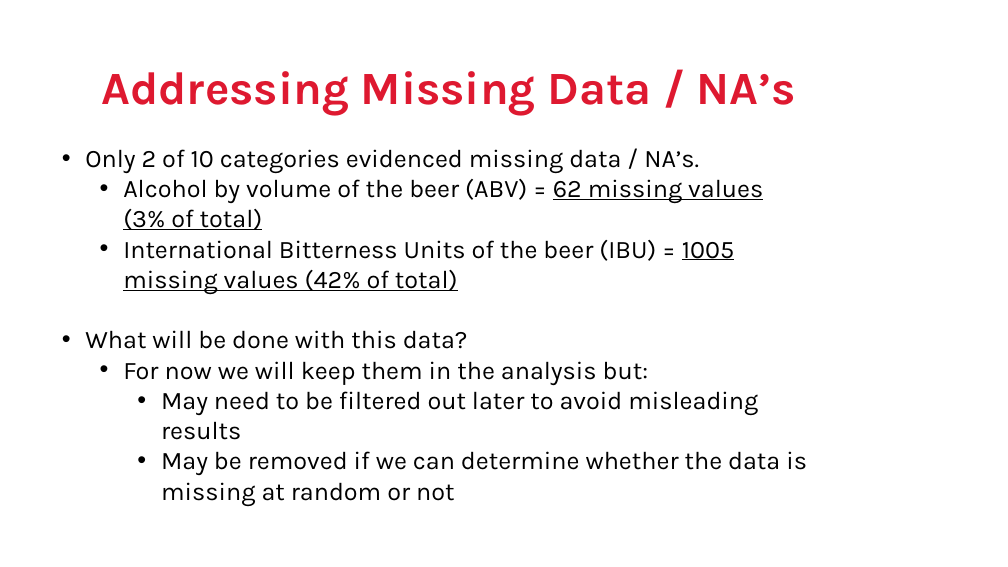
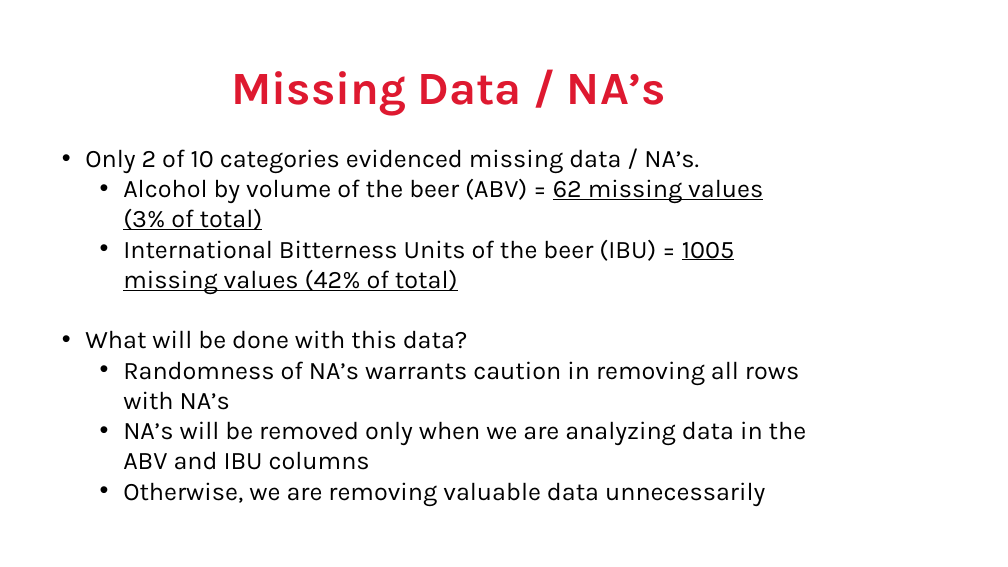
Before and after one commit to jeffnreed/DDS_Project1, a slide deck: slide 3 of DDS Project1 - Reed_Miller.pptx. Drawn at 1008x567 pixels with LibreOffice and Linux fonts; fonts in the diff are those of the drawing; background and template pictures are left out. Boxes give left, top, right and bottom in pixels: in the first picture for what was removed or moved away, otherwise in the second. Text is boxed around its words. In the diff, an @@ line names an element or a change of style, - is before the commit and + after.

```diff
--- a/DDS Project1 - Reed_Miller.pptx
+++ b/DDS Project1 - Reed_Miller.pptx
@@ title at <box>231,71,666,115</box>: text changed @@
-Addressing Missing Data / NA’s
+Missing Data / NA’s
@@ text at <box>123,361,807,506</box>: text changed @@
-  • For now we will keep them in the analysis but:
-    • May need to be filtered out later to avoid misleading results
-    • May be removed if we can determine whether the data is missing at random or not
+  • Randomness of NA’s warrants caution in removing all rows with NA’s
+  • NA’s will be removed only when we are analyzing data in the ABV and IBU columns
+  • Otherwise, we are removing valuable data unnecessarily
```
Also in this commit, not shown: 3 other slides changed, 4 slides added.
